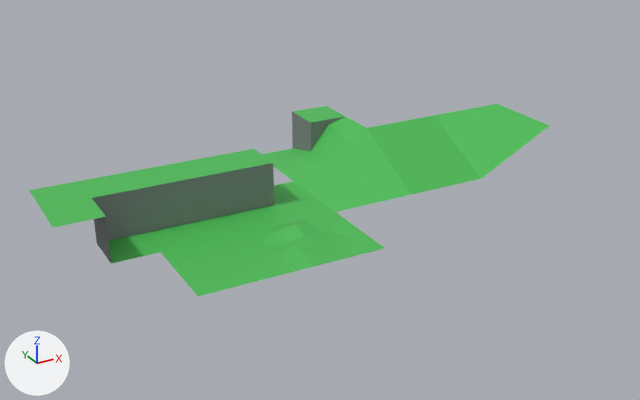
An edit to the FBX model Assets/Resources/TileMeshes/CubicTerrain.fbx, drawn before and after from the same camera.
Camera for both pictures: a 50 mm camera at (-11.6, -28.6, 16.1) aimed at (6.0, 3.5, 0.0). The lights are fixed; the arrows at lower left show +X, +Y and +Z. Where no turn or scale is listed for an object, it has been applied to the vertices.

The first picture shows 'BasicCliff', 'BasicCliffCornerInner', 'BasicCliffCornerOuter', 'BasicFloor', 'BasicSlope', 'BasicSlopeCornerInner', 'BasicSlopeCornerOuter', 'BasicSlopeToCliffTransition', 'BumpyFloor'.
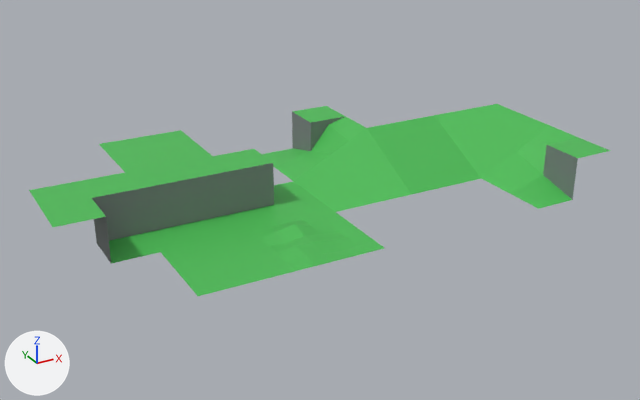
Changed parts and their boxes [x1, y1, x2, y2] in the pictures (640 x 400 px):
'BasicCliffToSlopeTransition', added (green)
    after: [481, 126, 610, 209]
'BasicRaisedFloor', added (green)
    after: [99, 130, 212, 172]

The change, as a list of edits to the scene's bpy script:
```text
Add me_basicraisedfloor:
    me_basicraisedfloor.from_pydata(...)  # 4 vertices, 1 face; spans x -2.0..2.0, y -2.0..2.0, z 2.0
    me_basicraisedfloor.materials.append(mat_material_001)  # picture img_twilioquest_76_32x_png
Add me_basicclifftoslopetransition:
    me_basicclifftoslopetransition.from_pydata(...)  # 13 vertices, 7 faces; spans x -200.0..200.0, y 0.0..200.0, z -200.0..200.0
    me_basicclifftoslopetransition.materials.append(mat_material_001)  # picture img_twilioquest_76_32x_png
Add ob_basicraisedfloor:
    ob_basicraisedfloor = bpy.data.objects.new('BasicRaisedFloor', me_basicraisedfloor)
    ob_basicraisedfloor.location = (0.0, 8.0, 0.0)
Add ob_basicclifftoslopetransition:
    ob_basicclifftoslopetransition = bpy.data.objects.new('BasicCliffToSlopeTransition', me_basicclifftoslopetransition)
    ob_basicclifftoslopetransition.location = (16.0, 0.0, 0.0)
    ob_basicclifftoslopetransition.rotation_euler = (-1.571, 0.0, -3.142)  # degrees (-90, 0, -180)
    ob_basicclifftoslopetransition.scale = (-0.01, -0.01, -0.01)
```
